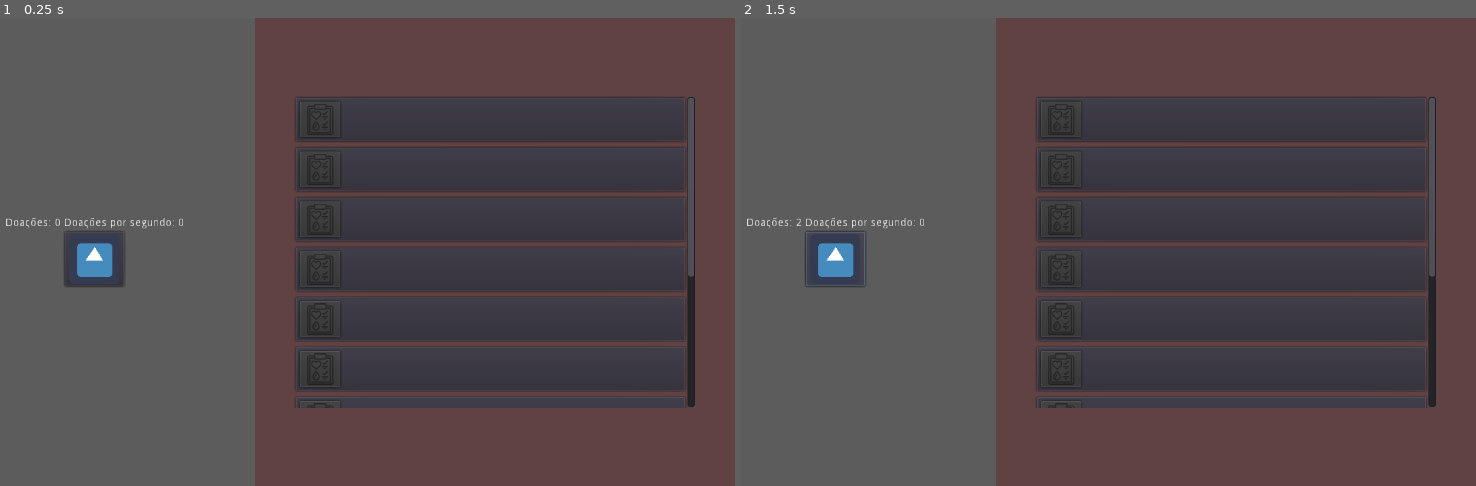
Above: before the commit, frames 1-2 (left to right).
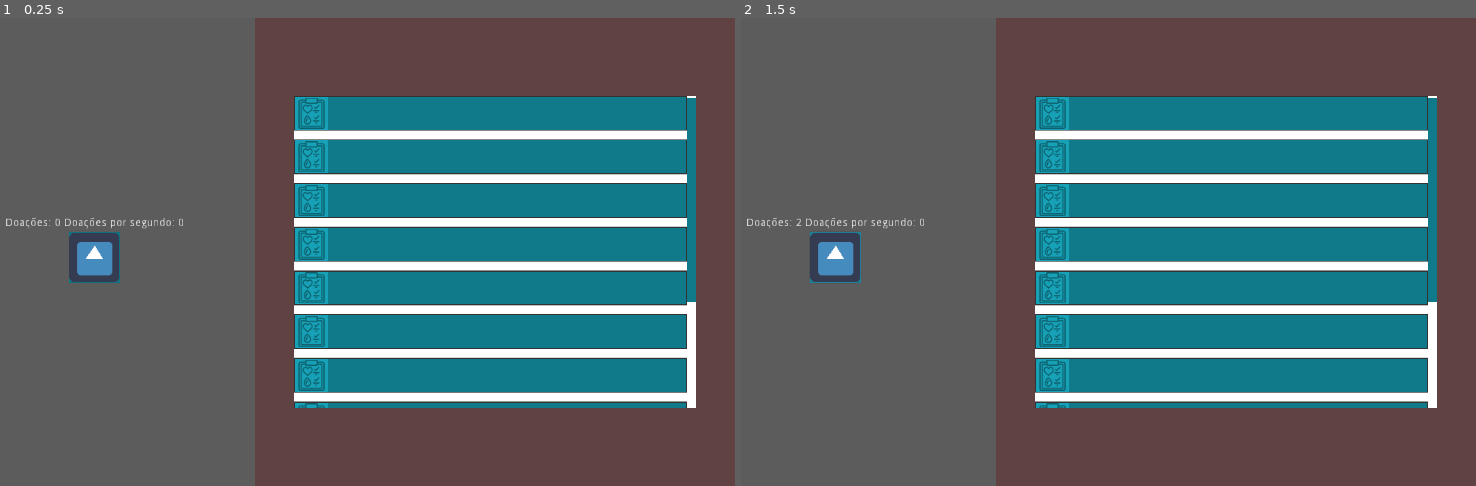
Above: after the commit, the same moments.

Repository: LeonardoBevilacqua/Blood-clicker
Game: Godot game, scene res://scenes/mainGame.tscn
Two runs of this game, one before a commit and one after it. Both use one fixed random seed, a clock stepped at 60 frames per second and the inputs below. The engine's default icon, where the game draws it, is replaced by a stand-in: a white triangle on a blue panel in a dark square.
Inputs (mouse positions are in pixels of both pictures, inside the frame that each line leads up to; where the layout moved, square brackets give the same spot in the first picture):
- Up to frame 1 (0.25 s): no input
- Up to frame 2 (1.5 s): click (836, 256) [836, 261] at 0.5 s; click (836, 256) [836, 261] at 1.25 s

The runs differ from the first frame. In frame 1, 36% of the frame differs, in the area x 8-95%, y 16-84%; in frame 2, 36%.

Commit message:
Inicio de criação de tema

Diff:
--- a/project.godot
+++ b/project.godot
@@ -21,6 +21,7 @@
 
 [display]
 
+window/per_pixel_transparency/splash=true
 window/stretch/mode="2d"
 window/stretch/aspect="keep"
 
--- a/resources/blood.tres
+++ b/resources/blood.tres
@@ -1,15 +1,86 @@
-[gd_resource type="Theme" load_steps=3 format=2]
+[gd_resource type="Theme" load_steps=13 format=2]
 
-[ext_resource path="res://assets/redButton/buttonStock1.png" type="Texture" id=1]
+[ext_resource path="res://assets/arrow.png" type="Texture" id=1]
 
-[sub_resource type="StyleBoxTexture" id=1]
-texture = ExtResource( 1 )
-margin_left = 245.406
-margin_right = 43.3691
-margin_top = 23.2712
-margin_bottom = 21.1556
+[sub_resource type="StyleBoxFlat" id=2]
+bg_color = Color( 0.0901961, 0.635294, 0.721569, 1 )
+border_width_left = 1
+border_width_top = 1
+border_width_right = 1
+border_width_bottom = 1
+border_color = Color( 0.0901961, 0.635294, 0.721569, 1 )
+
+[sub_resource type="StyleBoxFlat" id=3]
+bg_color = Color( 0.0745098, 0.517647, 0.588235, 1 )
+border_width_left = 1
+border_width_top = 1
+border_width_right = 1
+border_width_bottom = 1
+border_color = Color( 0.0666667, 0.478431, 0.545098, 1 )
+
+[sub_resource type="StyleBoxFlat" id=4]
+bg_color = Color( 0.0666667, 0.478431, 0.545098, 1 )
+border_width_left = 1
+border_width_top = 1
+border_width_right = 1
+border_width_bottom = 1
+border_color = Color( 0.0627451, 0.439216, 0.498039, 1 )
+
+[sub_resource type="StyleBoxFlat" id=5]
+bg_color = Color( 0.0666667, 0.478431, 0.545098, 1 )
+border_width_left = 1
+border_width_top = 1
+border_width_right = 1
+border_width_bottom = 1
+border_color = Color( 0.0627451, 0.439216, 0.498039, 1 )
+
+[sub_resource type="StyleBoxFlat" id=6]
+bg_color = Color( 0.0666667, 0.478431, 0.545098, 1 )
+border_width_left = 1
+border_width_top = 1
+border_width_right = 1
+border_width_bottom = 1
+border_color = Color( 0, 0, 0, 0.490196 )
+shadow_size = 1
+
+[sub_resource type="StyleBoxFlat" id=7]
+bg_color = Color( 1, 1, 1, 1 )
+border_color = Color( 0, 0, 0, 0.560784 )
+
+[sub_resource type="StyleBoxFlat" id=9]
+bg_color = Color( 0.0666667, 0.478431, 0.545098, 1 )
+
+[sub_resource type="StyleBoxFlat" id=10]
+bg_color = Color( 0.0745098, 0.517647, 0.588235, 1 )
+
+[sub_resource type="StyleBoxFlat" id=11]
+bg_color = Color( 0.0666667, 0.478431, 0.545098, 1 )
+
+[sub_resource type="StyleBoxFlat" id=8]
+bg_color = Color( 1, 1, 1, 1 )
+
+[sub_resource type="StyleBoxFlat" id=12]
 
 [resource]
-Panel/styles/panel = SubResource( 1 )
-Panel/styles/panelf = null
-Panel/styles/panelnc = null
+Button/colors/font_color = Color( 0.878431, 0.878431, 0.878431, 1 )
+Button/colors/font_color_disabled = Color( 0.9, 0.9, 0.9, 0.2 )
+Button/colors/font_color_hover = Color( 0.941176, 0.941176, 0.941176, 1 )
+Button/colors/font_color_pressed = Color( 1, 1, 1, 1 )
+Button/constants/hseparation = 2
+Button/fonts/font = null
+Button/styles/disabled = SubResource( 2 )
+Button/styles/focus = null
+Button/styles/hover = SubResource( 3 )
+Button/styles/normal = SubResource( 4 )
+Button/styles/pressed = SubResource( 5 )
+PanelContainer/styles/panel = SubResource( 6 )
+ScrollContainer/styles/bg = SubResource( 7 )
+VScrollBar/icons/decrement = ExtResource( 1 )
+VScrollBar/icons/decrement_highlight = ExtResource( 1 )
+VScrollBar/icons/increment = ExtResource( 1 )
+VScrollBar/icons/increment_highlight = ExtResource( 1 )
+VScrollBar/styles/grabber = SubResource( 9 )
+VScrollBar/styles/grabber_highlight = SubResource( 10 )
+VScrollBar/styles/grabber_pressed = SubResource( 11 )
+VScrollBar/styles/scroll = SubResource( 8 )
+VScrollBar/styles/scroll_focus = SubResource( 12 )
--- a/resources/upgrades.json
+++ b/resources/upgrades.json
@@ -11,21 +11,20 @@
             "price": 25
         },
         {
+            "description": "Doador tipo B+",
+            "value": 0.2,
+            "price": 25
+        },
+        {
             "description": "Doador tipo A-",
             "value": 0.4,
             "price": 50
-        },
-        {
-            "description": "Doador tipo B+",
-            "value": 0.2,
-            "price": 25
         },
         {
             "description": "Doador tipo B-",
             "value": 0.4,
             "price": 50
         },
-
         {
             "description": "Doador tipo AB+",
             "value": 0.6,
--- a/scenes/ClickerPanel.tscn
+++ b/scenes/ClickerPanel.tscn
@@ -1,7 +1,8 @@
-[gd_scene load_steps=3 format=2]
+[gd_scene load_steps=4 format=2]
 
 [ext_resource path="res://scripts/ClickerPanel.gd" type="Script" id=1]
-[ext_resource path="res://icon.png" type="Texture" id=2]
+[ext_resource path="res://resources/blood.tres" type="Theme" id=2]
+[ext_resource path="res://icon.png" type="Texture" id=3]
 
 [node name="ClickerPanel" type="Node"]
 script = ExtResource( 1 )
@@ -43,12 +44,13 @@
 [node name="ButtonColumn" type="HBoxContainer" parent="Control/Rows"]
 margin_top = 18.0
 margin_right = 409.0
-margin_bottom = 88.0
+margin_bottom = 84.0
 alignment = 1
 
 [node name="Button" type="Button" parent="Control/Rows/ButtonColumn"]
-margin_left = 166.0
-margin_right = 242.0
-margin_bottom = 70.0
-icon = ExtResource( 2 )
+margin_left = 171.0
+margin_right = 237.0
+margin_bottom = 66.0
+theme = ExtResource( 2 )
+icon = ExtResource( 3 )
 [connection signal="pressed" from="Control/Rows/ButtonColumn/Button" to="." method="_on_Button_pressed"]
--- a/scenes/UpgradePanel.tscn
+++ b/scenes/UpgradePanel.tscn
@@ -1,6 +1,7 @@
-[gd_scene load_steps=2 format=2]
+[gd_scene load_steps=3 format=2]
 
 [ext_resource path="res://scripts/UpgradePanel.gd" type="Script" id=1]
+[ext_resource path="res://resources/blood.tres" type="Theme" id=2]
 
 [node name="UpgradePanel" type="Node"]
 script = ExtResource( 1 )
@@ -28,7 +29,9 @@
 margin_top = 100.0
 margin_right = 564.0
 margin_bottom = 500.0
+theme = ExtResource( 2 )
 
 [node name="VBoxContainer" type="VBoxContainer" parent="Control/MarginContainer/ScrollContainer"]
 margin_right = 514.0
 size_flags_horizontal = 3
+custom_constants/separation = 12
--- a/scenes/components/UpgradeButton.tscn
+++ b/scenes/components/UpgradeButton.tscn
@@ -1,42 +1,43 @@
-[gd_scene load_steps=3 format=2]
+[gd_scene load_steps=4 format=2]
 
-[ext_resource path="res://scripts/components/UpgradeButton.gd" type="Script" id=1]
-[ext_resource path="res://assets/sheet_40.png" type="Texture" id=2]
+[ext_resource path="res://resources/blood.tres" type="Theme" id=1]
+[ext_resource path="res://scripts/components/UpgradeButton.gd" type="Script" id=2]
+[ext_resource path="res://assets/sheet_40.png" type="Texture" id=3]
 
 [node name="UpgradeButton" type="PanelContainer"]
-margin_right = 105.0
-margin_bottom = 60.0
-script = ExtResource( 1 )
+margin_left = 50.0
+theme = ExtResource( 1 )
+script = ExtResource( 2 )
 
 [node name="HBoxContainer" type="HBoxContainer" parent="."]
-margin_left = 7.0
-margin_top = 7.0
-margin_right = 98.0
-margin_bottom = 53.0
+margin_left = 1.0
+margin_top = 1.0
+margin_right = 82.0
+margin_bottom = 43.0
 
 [node name="Button" type="Button" parent="HBoxContainer"]
-margin_right = 52.0
-margin_bottom = 46.0
-icon = ExtResource( 2 )
+margin_right = 42.0
+margin_bottom = 42.0
+icon = ExtResource( 3 )
 
 [node name="Rows" type="VBoxContainer" parent="HBoxContainer"]
 light_mask = 0
-margin_left = 56.0
-margin_right = 91.0
-margin_bottom = 46.0
+margin_left = 46.0
+margin_right = 81.0
+margin_bottom = 42.0
 alignment = 1
 
 [node name="Description" type="Label" parent="HBoxContainer/Rows"]
 light_mask = 0
-margin_top = 7.0
+margin_top = 5.0
 margin_right = 35.0
-margin_bottom = 21.0
+margin_bottom = 19.0
 text = "Teste"
 
 [node name="Price" type="Label" parent="HBoxContainer/Rows"]
 light_mask = 0
-margin_top = 25.0
+margin_top = 23.0
 margin_right = 35.0
-margin_bottom = 39.0
+margin_bottom = 37.0
 text = "20"
 [connection signal="pressed" from="HBoxContainer/Button" to="." method="_on_Button_pressed"]
Binary file added: assets/arrow.png
Binary file removed: assets/redButton/buttonStock1.png
Not shown, removed: assets/redButton/buttonStock1.png.import
Binary file removed: assets/redButton/buttonStock1d.png
Not shown, removed: assets/redButton/buttonStock1d.png.import
Binary file removed: assets/redButton/buttonStock1h.png
Not shown, removed: assets/redButton/buttonStock1h.png.import
